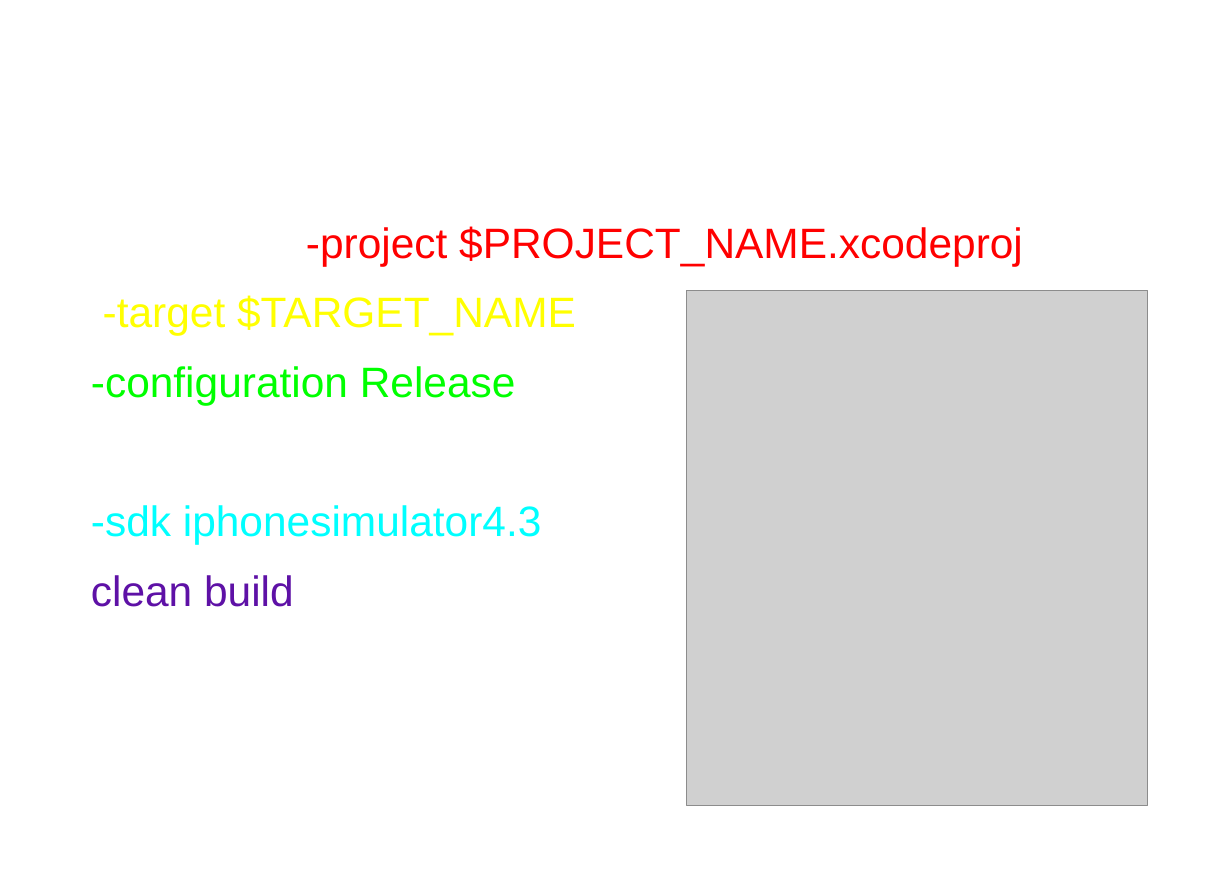
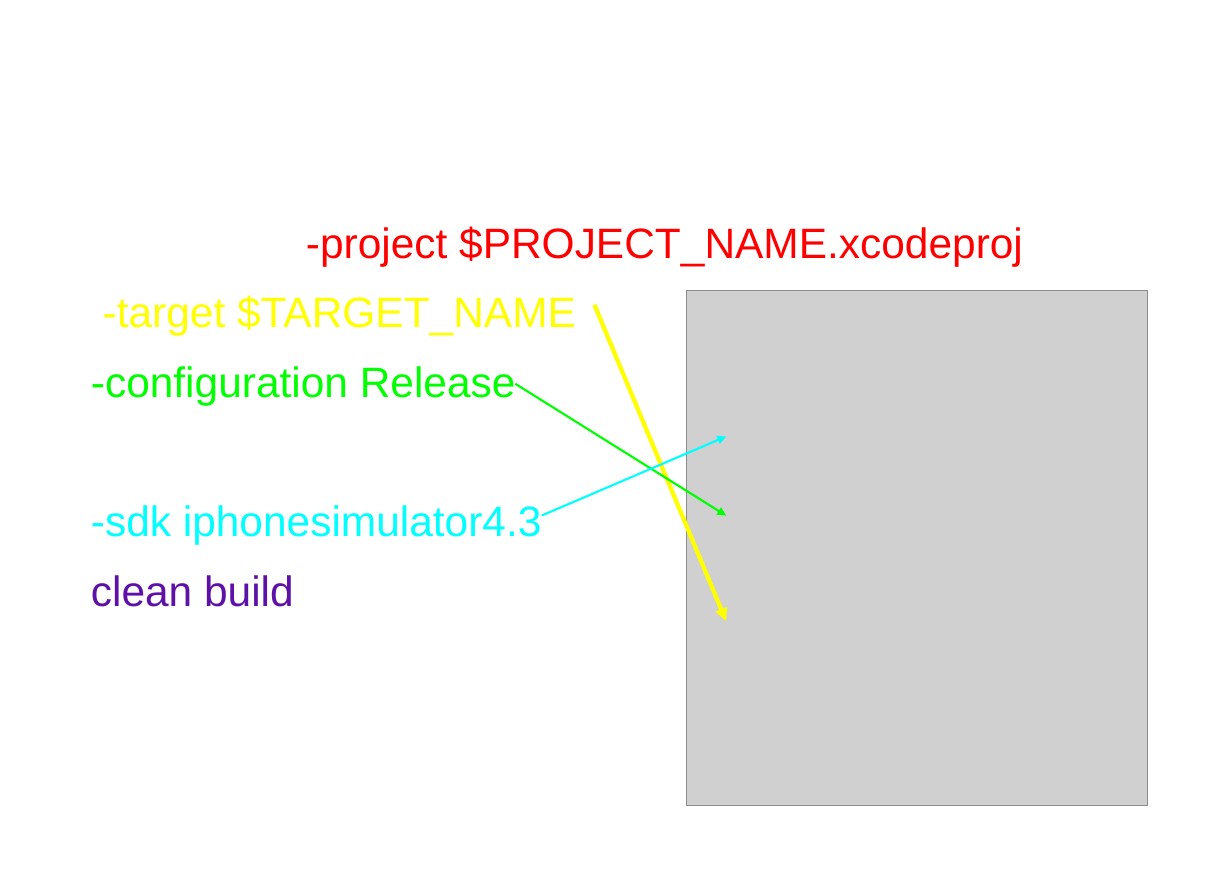
Before and after one commit to dodikk/iOS-articles, a slide deck: slide 17 of 3-iContiniousIntegration/ciPresentation.odp. Drawn at 1232x872 pixels with LibreOffice and Linux fonts; fonts in the diff are those of the drawing; grey boxes stand for pictures; background and template pictures are left out. Boxes give left, top, right and bottom in pixels: in the first picture for what was removed or moved away, otherwise in the second. Text is boxed around its words. In the diff, an @@ line names an element or a change of style, - is before the commit and + after.

Commit message:
Added arrows for "No xCode GUI" page.

```diff
--- a/3-iContiniousIntegration/ciPresentation.odp
+++ b/3-iContiniousIntegration/ciPresentation.odp
@@ arrow added from (594, 305) to (726, 621), #FFFF00 2.89 pt @@
@@ arrow added from (515, 384) to (726, 515), #00FF00 1.45 pt @@
@@ arrow added from (542, 515) to (726, 436), #00FFFF 1.45 pt @@
```
